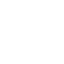
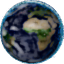
Comparing the layer stacks of the two w=64, h=64 images. Changes:
removed layer "W" over [2, 13, 60, 58]
painted on "Background" over [0, 0, 64, 64]
